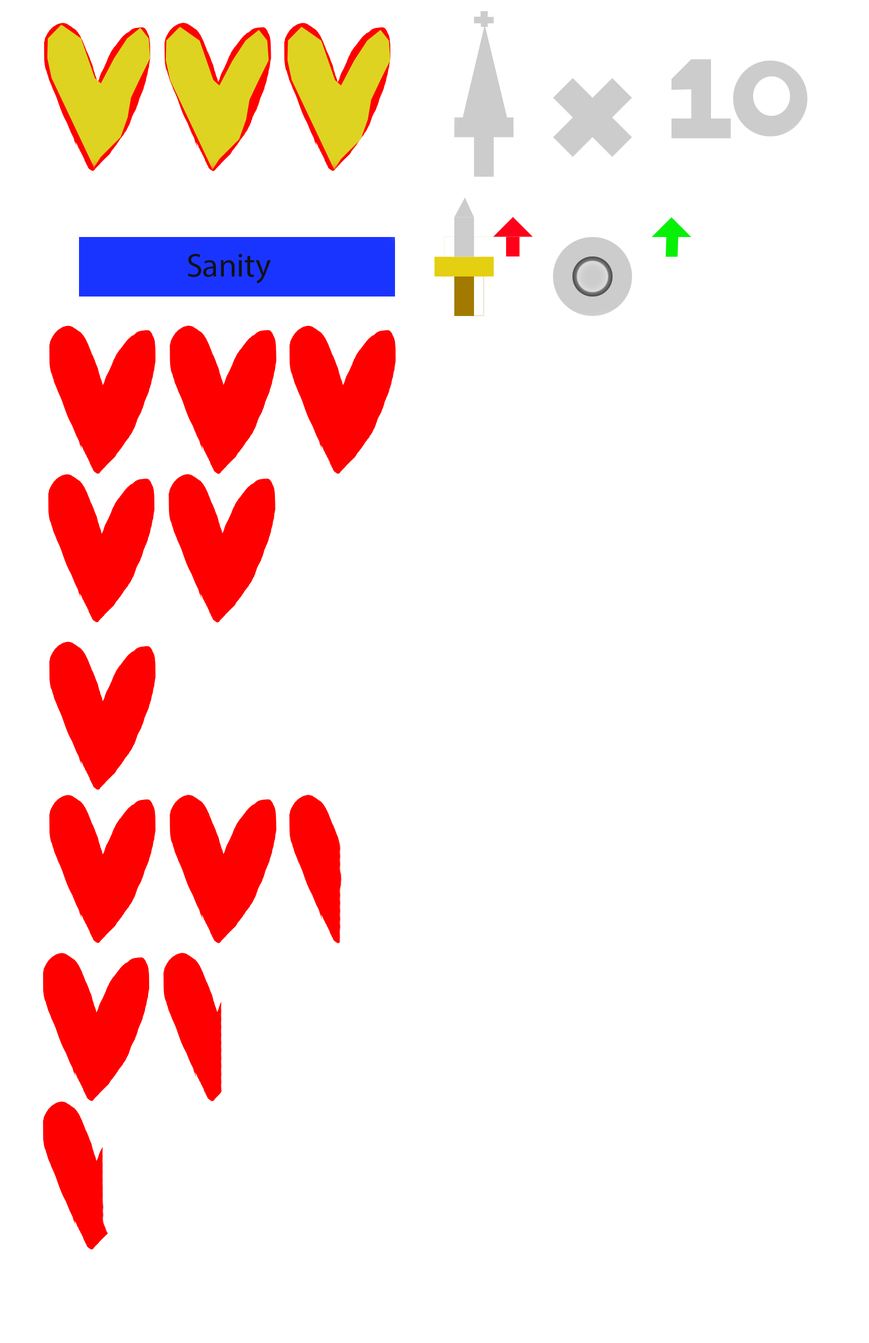
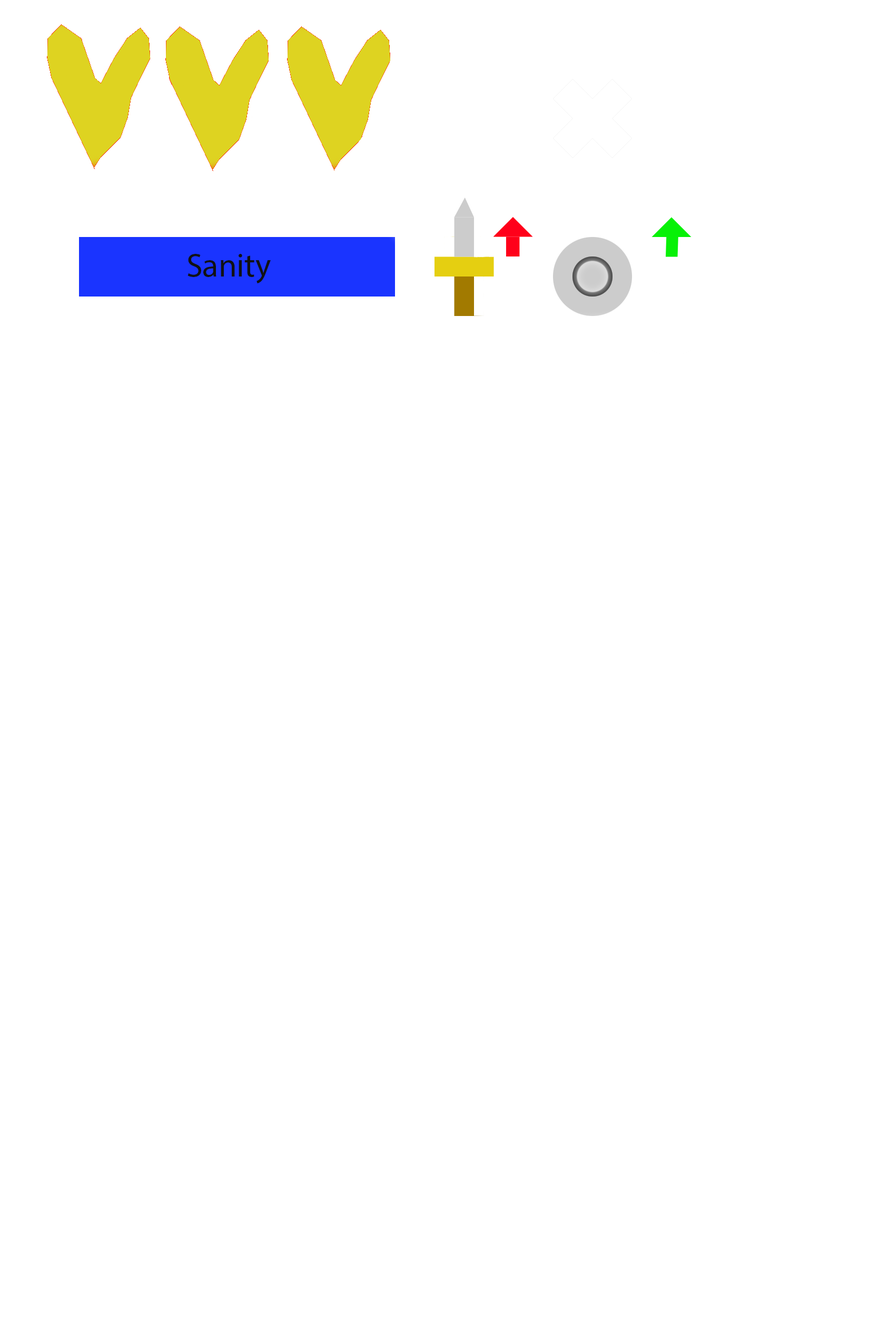
The second 869x1343 image is a revision of the first. Changes to its layers:
painted on "Attack Boost" over (444, 236, 495, 317)
painted on "Invincibility Indicator" over (43, 22, 391, 172)
removed layer "Ammo Indicator" over (454, 11, 808, 178)
hid "Health Indicator Hurt Super Bad" over (42, 1101, 109, 1251)
hid "Health Indicator Hurt bad" over (48, 641, 156, 791)
hid "Health Indicator Hurt i guess" over (42, 953, 223, 1102)
hid "Health Indicator Hurt partially" over (48, 794, 342, 944)
hid "Health Indicator Hurt" over (47, 474, 276, 623)
hid "Health Indicator" over (48, 325, 397, 475)
hid "Background" over (42, 11, 808, 1251)
